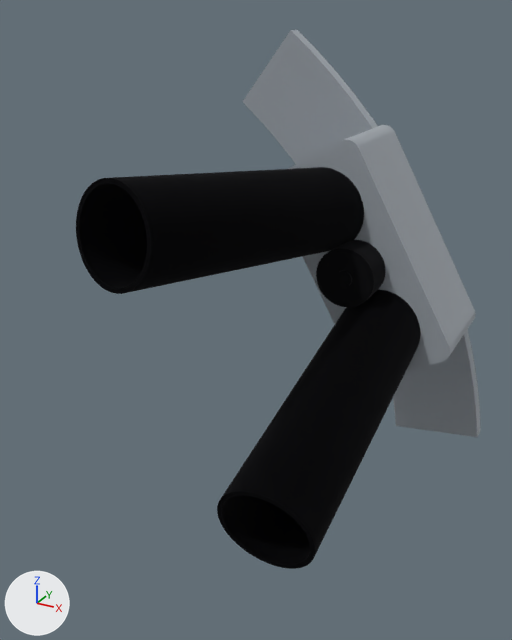
One commit to the glTF model goto-rebuild/out/truss_joints/pair_detail.glb: the scene before it, then after it.
The view is the same before and after, from a camera (50 mm lens) standing at (302.0, 562.0, 213.0) and looking at (189.0, 767.0, 111.0). Every picture has the same lights, and +X, +Y and +Z are marked at lower left. The older version comes first. Where no turn or scale is listed for an object, it has been applied to the vertices. Vertices at exactly the same position are counted once.

Script lines for the objects in view, before the commit:
```python
me_knob = bpy.data.meshes.new('knob')
me_knob.from_pydata(...)  # 756 vertices, 1508 faces; spans x 199.7..222.6, y 793.5..857.0, z 110.5..133.3
me_knob.materials.append(mat_mat_1)  # black #262629
me_pair_block = bpy.data.meshes.new('pair_block')
me_pair_block.from_pydata(...)  # 1134 vertices, 2276 faces; spans x 172.6..249.8, y 808.7..849.4, z 74.0..169.8
me_pair_block.materials.append(mat_mat_0)  # light grey #c2c7cc
me_pole_1 = bpy.data.meshes.new('pole_1')
me_pole_1.from_pydata(...)  # 504 vertices, 1008 faces; spans x 161.0..221.0, y 704.0..860.0, z 121.0..172.0
me_pole_1.materials.append(mat_mat_3)  # black #19191c
me_pole__1 = bpy.data.meshes.new('pole_-1')
me_pole__1.from_pydata(...)  # 504 vertices, 1008 faces; spans x 205.0..240.0, y 704.0..860.0, z 59.0..125.0
me_pole__1.materials.append(mat_mat_3)  # black #19191c
ob_knob = bpy.data.objects.new('knob', me_knob)
ob_knob.location = (0.0, 0.0, 0.0)
ob_pair_block = bpy.data.objects.new('pair_block', me_pair_block)
ob_pair_block.location = (0.0, 0.0, 0.0)
ob_pole_1 = bpy.data.objects.new('pole_1', me_pole_1)
ob_pole_1.location = (0.0, 0.0, 0.0)
ob_pole__1 = bpy.data.objects.new('pole_-1', me_pole__1)
ob_pole__1.location = (0.0, 0.0, 0.0)
# also in view: 'cage_ring' at (197.0, 853.0, 118.0)
```
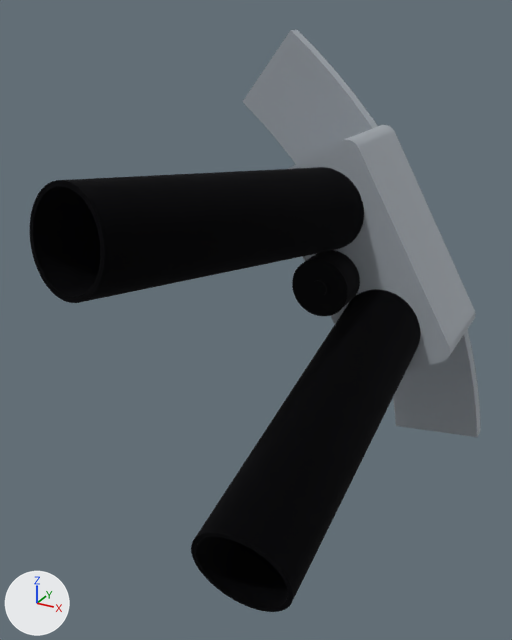
The change, as a list of edits to the scene's bpy script:
```text
Change me_knob:
    used by ob_knob; location = (0.0, 0.0, 0.0)
    remove me_knob.from_pydata(...)  # 756 vertices, 1508 faces; spans x 199.7..222.6, y 793.5..857.0, z 110.5..133.3
    add me_knob.from_pydata(...)  # 756 vertices, 1508 faces; spans x 189.8..212.7, y 793.5..857.0, z 104.8..127.6
    me_knob part 1: the whole mesh is moved by (-9.9, 0.0, -5.7)
Change me_pole__1:
    used by ob_pole__1; location = (0.0, 0.0, 0.0)
    remove me_pole__1.from_pydata(...)  # 504 vertices, 1008 faces; spans x 205.0..240.0, y 704.0..860.0, z 59.0..125.0
    add me_pole__1.from_pydata(...)  # 504 vertices, 1008 faces; spans x 205.0..241.0, y 690.0..845.0, z 55.0..122.0
    me_pole__1 part 2: 504 vertices removed from x 205.0..240.0, y 704.0..860.0, z 59.0..125.0; 504 vertices added at x 205.0..241.0, y 690.0..845.0, z 55.0..122.0
Change me_pole_1:
    used by ob_pole_1; location = (0.0, 0.0, 0.0)
    remove me_pole_1.from_pydata(...)  # 504 vertices, 1008 faces; spans x 161.0..221.0, y 704.0..860.0, z 121.0..172.0
    add me_pole_1.from_pydata(...)  # 504 vertices, 1008 faces; spans x 158.0..218.0, y 690.0..845.0, z 123.0..174.0
    me_pole_1 part 3: the whole mesh is moved by (-3.0, -15.0, 2.0)
```

Where the change shows, as pixel boxes (x1, y1, x2, y2) in the pictures (512 x 640 px):
'pole_1', moved
    before: (76, 167, 364, 294)
    after: (30, 167, 364, 303)
'pole_-1', reshaped (13% wider, 15% taller)
    before: (217, 289, 420, 569)
    after: (191, 289, 420, 612)
'knob', moved
    before: (316, 240, 385, 308)
    after: (292, 250, 360, 316)
